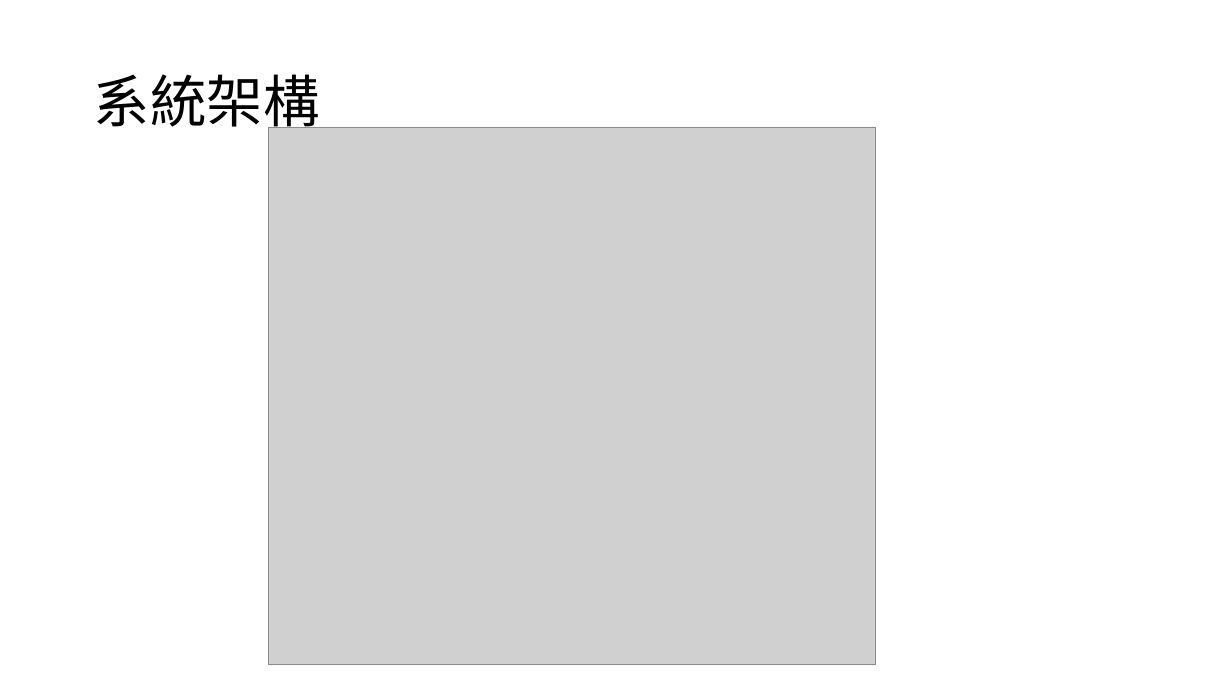
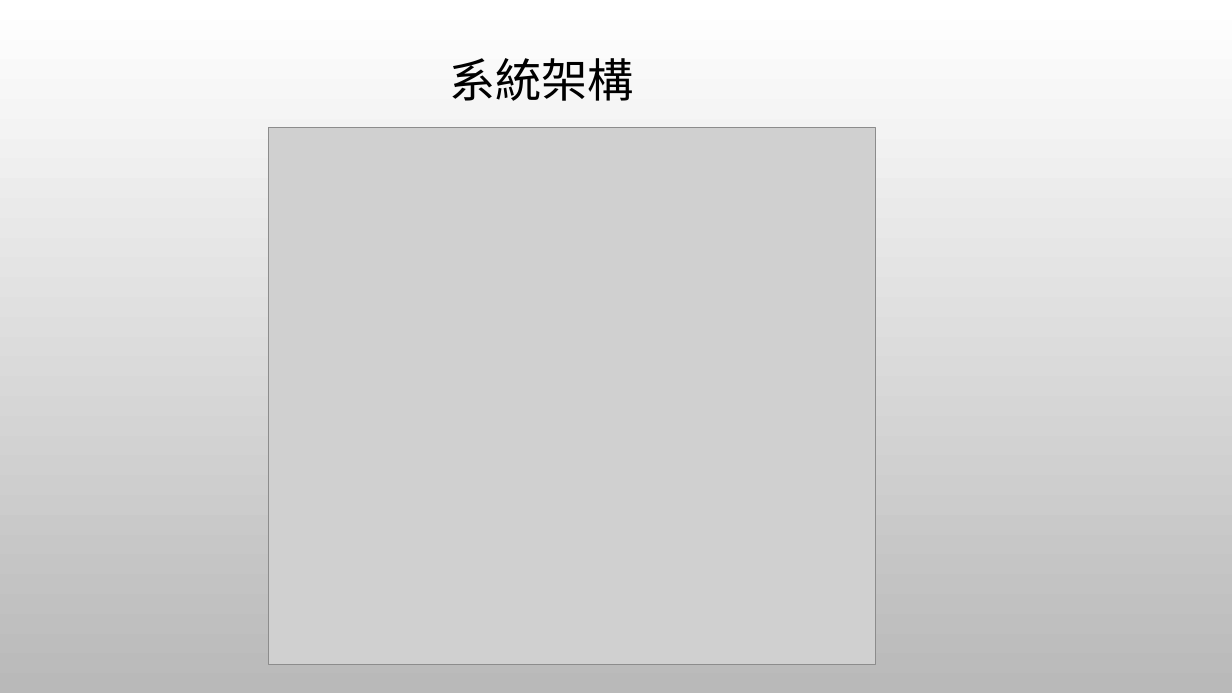
Before and after one commit to kai2june/me_courseSelecting, a slide deck: slide 8 of 期中檢查.pptx. Drawn at 1232x693 pixels with LibreOffice and Linux fonts; fonts in the diff are those of the drawing; grey boxes stand for pictures; background and template pictures are left out. Boxes give left, top, right and bottom in pixels: in the first picture for what was removed or moved away, otherwise in the second. Text is boxed around its words. In the diff, an @@ line names an element or a change of style, - is before the commit and + after.

```diff
--- a/期中檢查.pptx
+++ b/期中檢查.pptx
@@ background #FFFFFF to picture (left out) @@
@@ title "系統架構": place and size @@
-title "系統架構" at bbox=[94, 74, 320, 137]
+title "系統架構" at bbox=[449, 58, 634, 101]
@@ title "系統架構" at bbox=[449, 58, 634, 101]: size 44 to 36 pt, font Noto Sans CJK SC to Calibri; alignment left to centre @@
```
Also in this commit, not shown: 8 other slides changed, 8 slides added, 2 slides removed.
